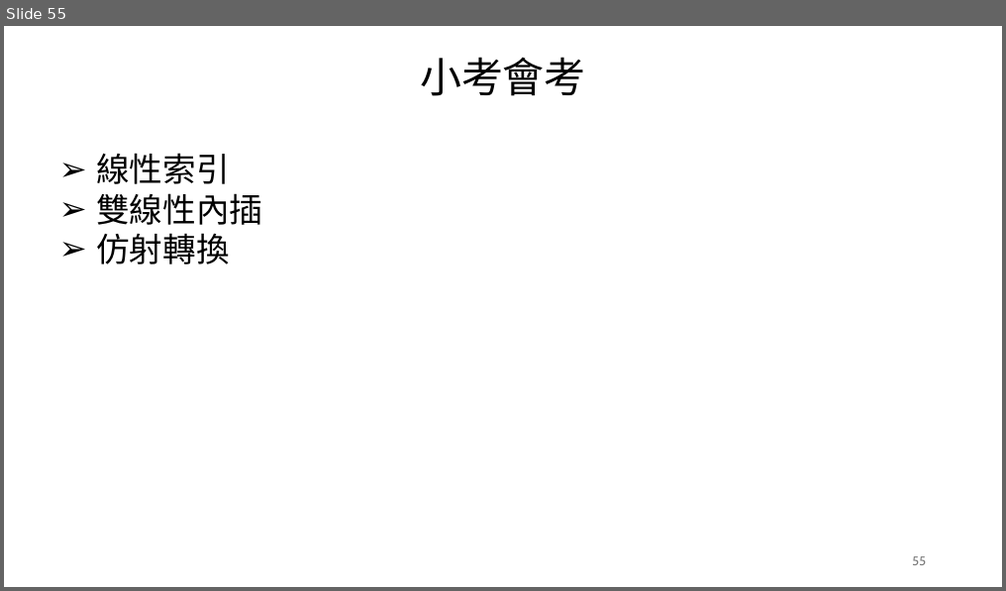
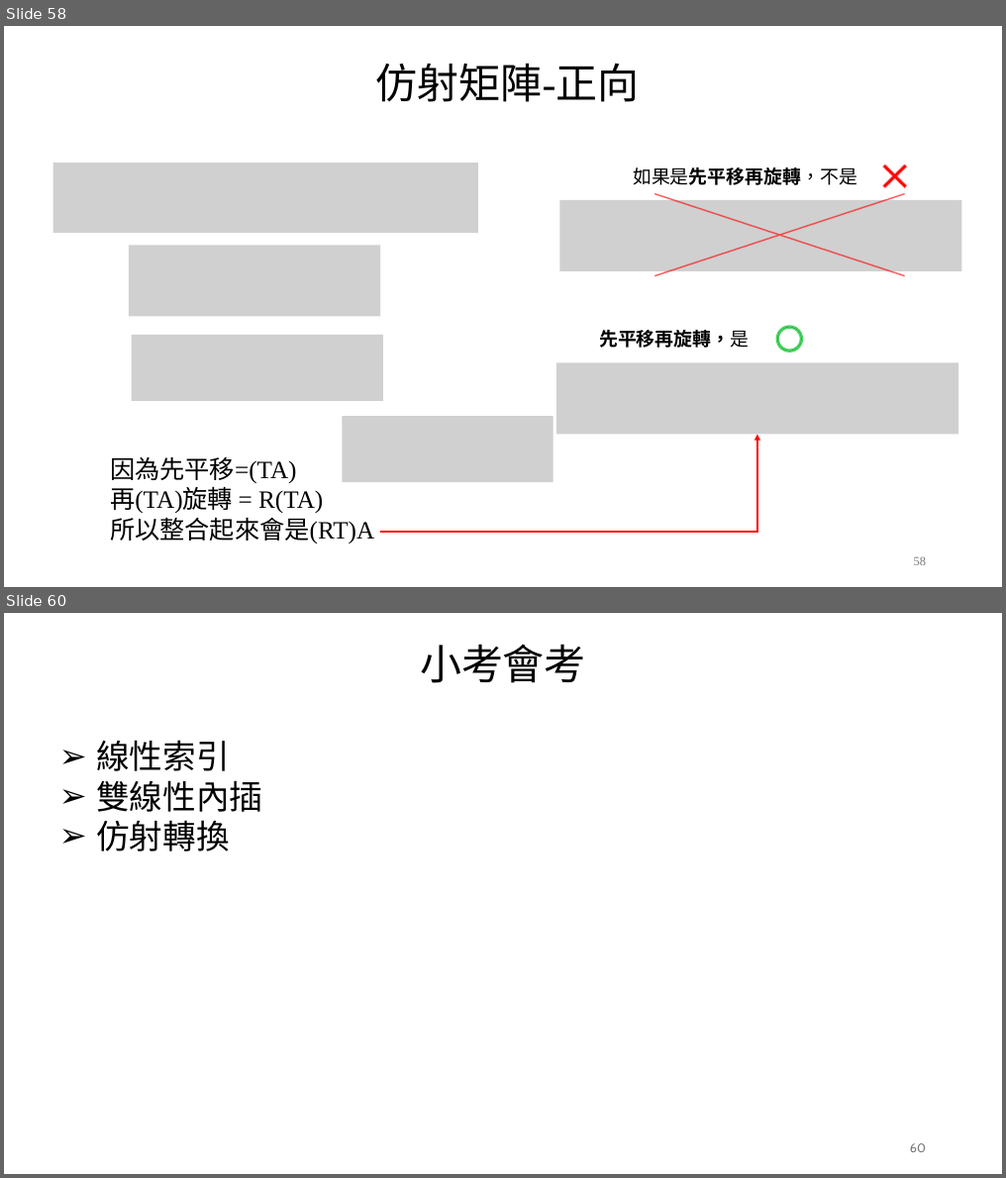
Before and after one commit to TamKangAI/ImageProcessing, a slide deck: 02_數位影像基礎/02_數位影像基礎.pptx. Shown one above the other, each under a label of ours: slide 55 before the commit, slides 58 and 60 after it; the slides between them are not shown. The pictures are 1006x591 and 1006x1178 pixels, drawn with LibreOffice and Linux fonts; fonts in the diff are those of the drawing; grey boxes stand for pictures. Boxes give left, top, right and bottom in pixels: in the first picture for what was removed or moved away, otherwise in the second. Text is boxed around its words. In the diff, an @@ line names an element or a change of style, - is before the commit and + after.

```diff
--- a/02_數位影像基礎/02_數位影像基礎.pptx
+++ b/02_數位影像基礎/02_數位影像基礎.pptx
@@ slide 58 added at (x1=4, y1=26, x2=1002, y2=587), background #FFFFFF @@
@@ text added at (x1=376, y1=63, x2=640, y2=102), 40 pt, text #000000 @@
+仿射矩陣-正向
@@ picture added at (x1=54, y1=163, x2=478, y2=233) @@
@@ cross added at (x1=540, y1=157, x2=1002, y2=314), fill #FF0000, outline #FF0000 1.5 pt @@
@@ text added at (x1=633, y1=168, x2=857, y2=185), 18 pt, text #000000 @@
+如果是先平移再旋轉，不是
@@ cross added at (x1=874, y1=157, x2=915, y2=196), fill #FF0000, outline #FF0000 1.5 pt @@
@@ picture added at (x1=559, y1=200, x2=961, y2=272) @@
@@ picture added at (x1=129, y1=246, x2=380, y2=316) @@
@@ picture added at (x1=132, y1=335, x2=383, y2=402) @@
@@ text added at (x1=599, y1=330, x2=748, y2=348), 18 pt, text #000000, bold @@
+先平移再旋轉，是
@@ donut added at (x1=776, y1=326, x2=802, y2=352), fill #156082, outline #47D45A 1.5 pt @@
@@ picture added at (x1=556, y1=363, x2=958, y2=434) @@
@@ picture added at (x1=343, y1=416, x2=553, y2=482) @@
@@ elbow arrow added from (380, 532) to (757, 435), #FF0000 1.5 pt @@
@@ text added at (x1=110, y1=457, x2=374, y2=544), 24 pt, text #000000 @@
+因為先平移=(TA)
+再(TA)旋轉 = R(TA)
+所以整合起來會是(RT)A
@@ page number added at (x1=914, y1=557, x2=927, y2=566), 12 pt, text #797979 @@
+58
@@ what was slide 55 is now slide 60 @@
@@ page number at (x1=910, y1=1144, x2=926, y2=1153): text changed @@
-55
+60
```
Also in this commit, not shown: 9 slides changed, 4 other slides added, 3 other files.
